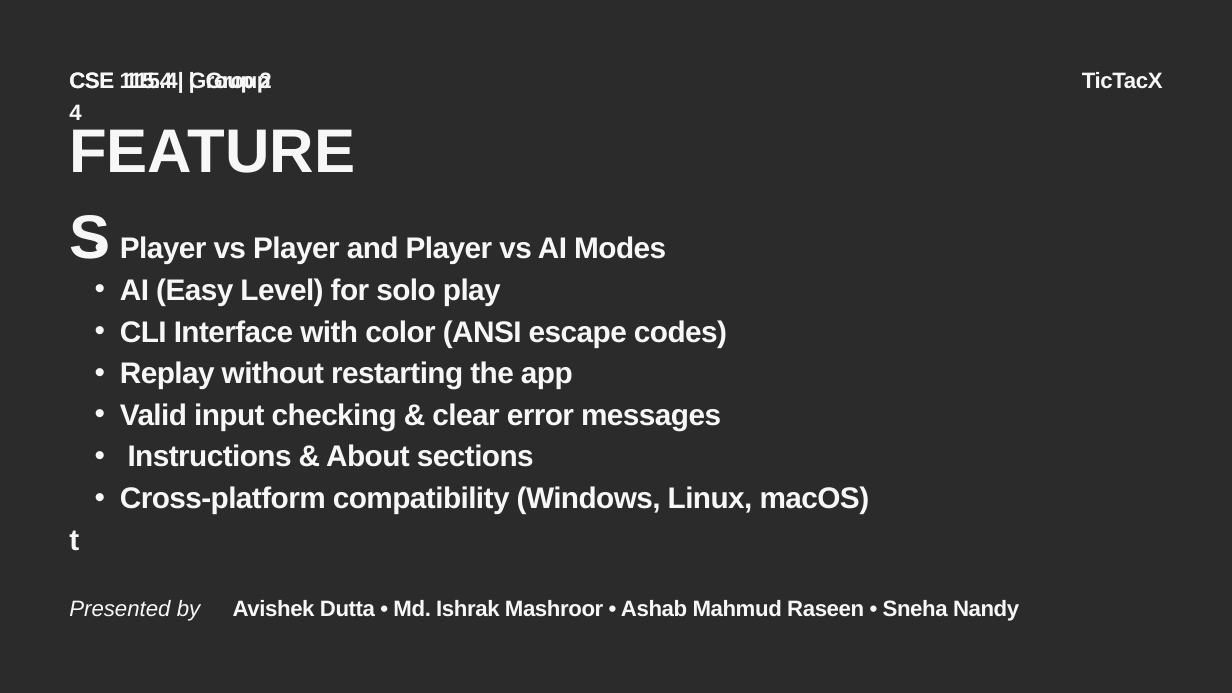
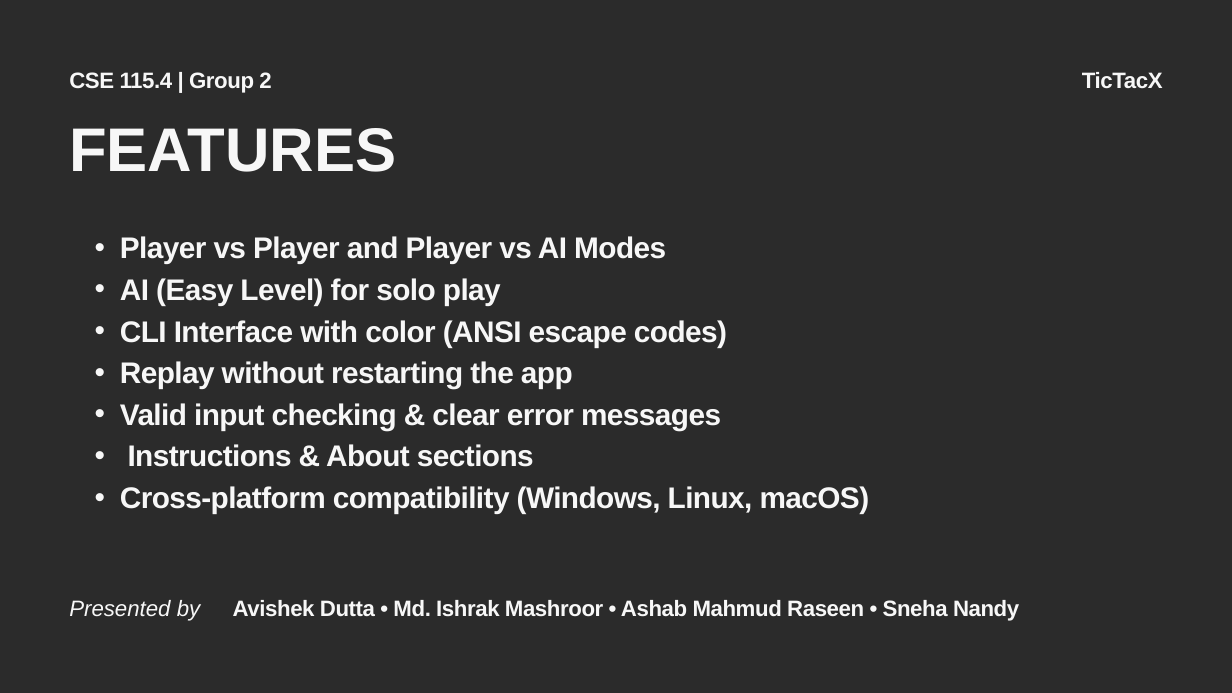
Before and after one commit to tyroruyk/tictacx, a slide deck: slide 6 of others/TicTacX.pptx. Drawn at 1232x693 pixels with LibreOffice and Linux fonts; fonts in the diff are those of the drawing; background and template pictures are left out; a plain dark background stands for a picture behind light text. Boxes give left, top, right and bottom in pixels: in the first picture for what was removed or moved away, otherwise in the second. Text is boxed around its words. In the diff, an @@ line names an element or a change of style, - is before the commit and + after.

```diff
--- a/others/TicTacX.pptx
+++ b/others/TicTacX.pptx
@@ text removed at (x1=69, y1=71, x2=254, y2=120) @@
-CSE 115.4 | Group 4
@@ text "FEATURES" rewrapped from (x1=69, y1=98, x2=395, y2=190) to (x1=69, y1=128, x2=396, y2=172) @@
@@ text at (x1=69, y1=530, x2=79, y2=551): paragraph removed @@
-t
```
Also in this commit, not shown: 14 other slides changed.
